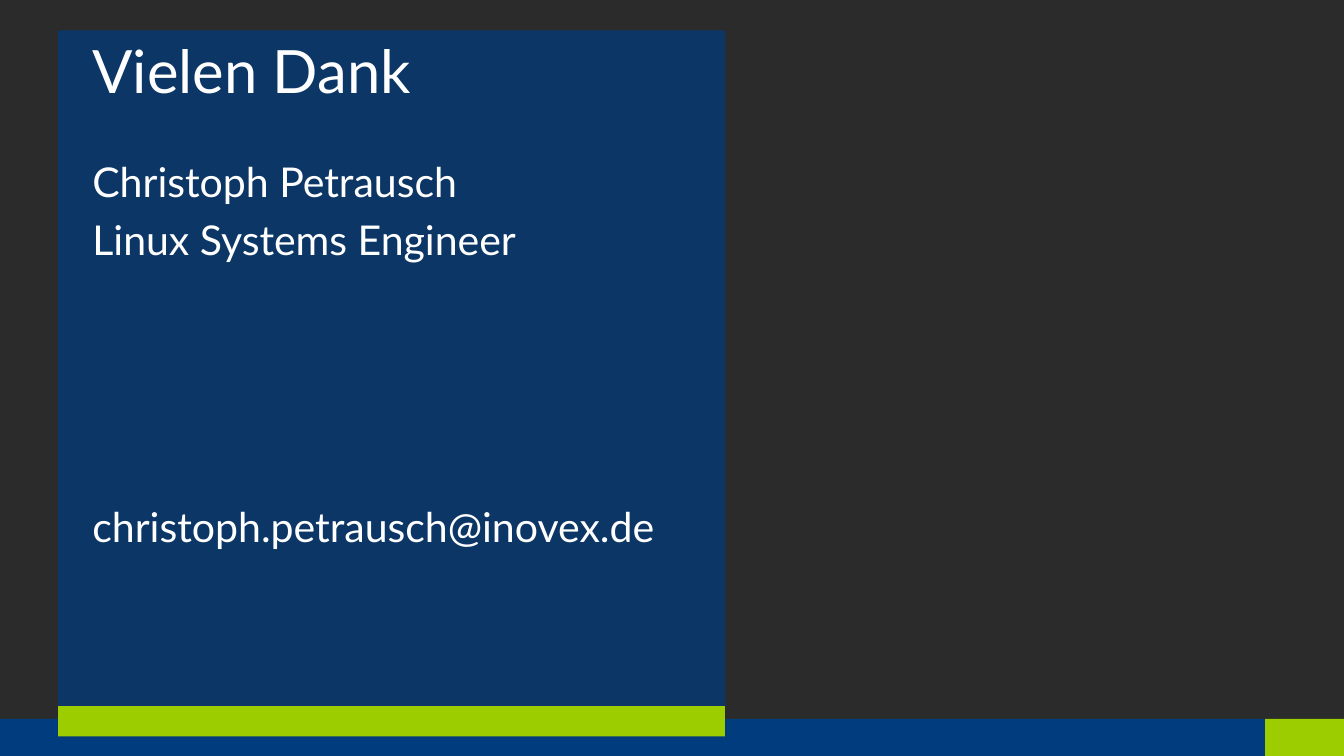
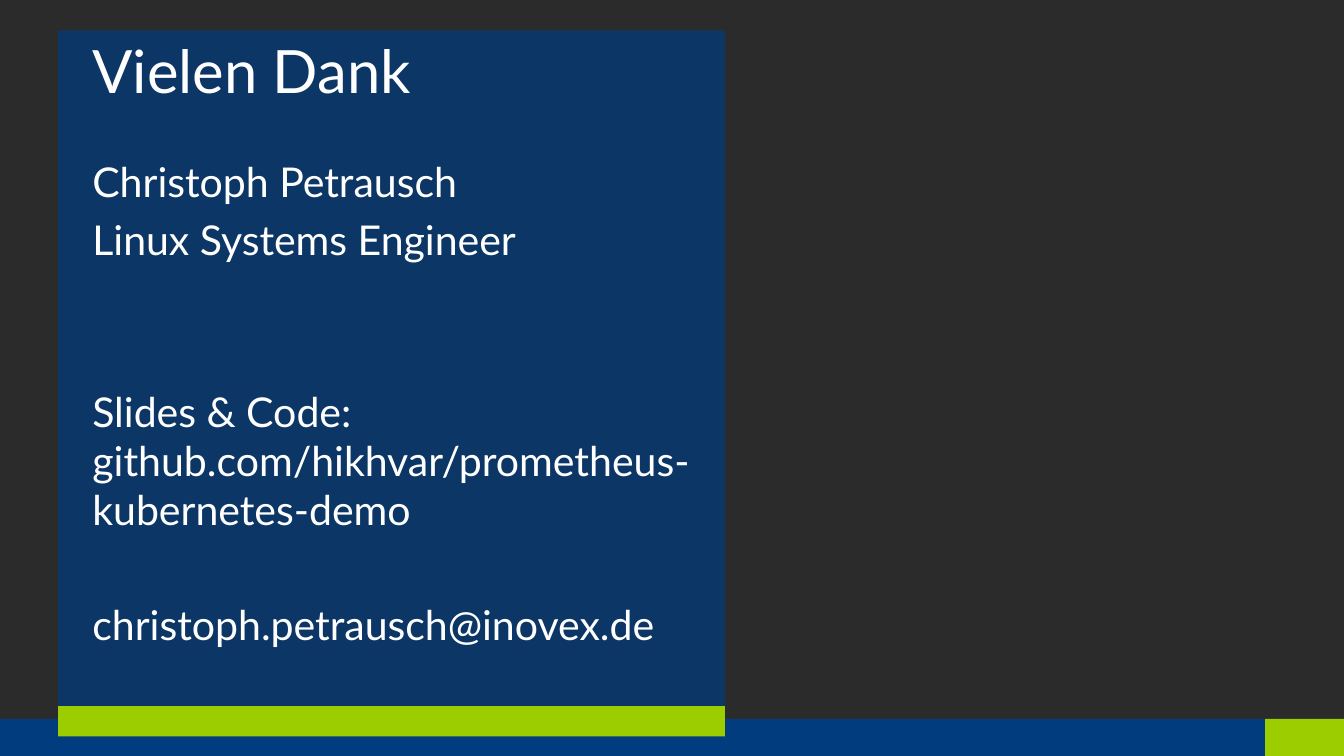
Before and after one commit to hikhvar/prometheus-kubernetes-demo, a slide deck: slide 29 of slides/slides.potx. Drawn at 1344x756 pixels with LibreOffice and Linux fonts; fonts in the diff are those of the drawing; background and template pictures are left out; a plain dark background stands for a picture behind light text. Boxes give left, top, right and bottom in pixels: in the first picture for what was removed or moved away, otherwise in the second. Text is boxed around its words. In the diff, an @@ line names an element or a change of style, - is before the commit and + after.

```diff
--- a/slides/slides.potx
+++ b/slides/slides.potx
@@ text at (92, 396, 689, 526): paragraph added @@
+Slides & Code:
+github.com/hikhvar/prometheus-kubernetes-demo
```
Also in this commit, not shown: 9 other slides changed, 1 other file.
